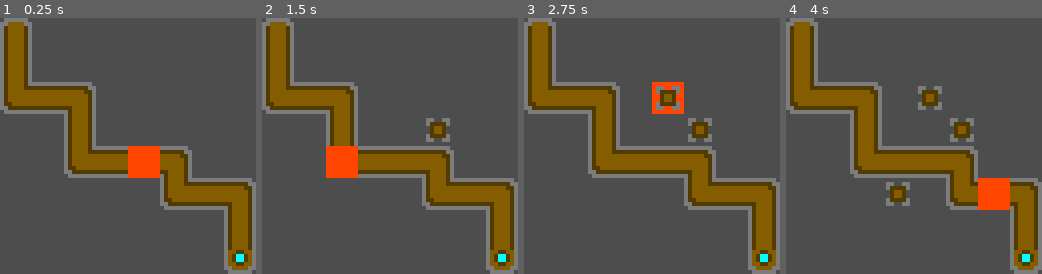
Above: before the commit, frames 1-4 (left to right).
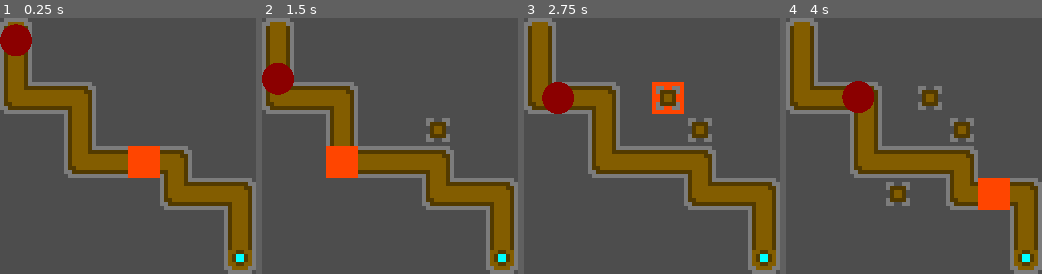
Above: after the commit, the same moments.

Repository: the-alex-g/LD53
Game: Godot game, scene res://main/main.tscn
The game is run twice, just before and just after one commit, with the same random seed, the same clock (stepped at 60 frames per second) and the same inputs.
Inputs (mouse positions are in pixels of both pictures, inside the frame that each line leads up to):
- Up to frame 1 (0.25 s): no input
- Up to frame 2 (1.5 s): move the mouse to (446, 133) at 0.52 s; click (446, 133) at 0.6 s; move the mouse to (338, 158) at 1.27 s; click (338, 158) at 1.35 s
- Up to frame 3 (2.75 s): move the mouse to (677, 89) at 2.02 s; click (677, 89) at 2.1 s
- Up to frame 4 (4 s): move the mouse to (901, 197) at 2.77 s; click (901, 197) at 2.85 s; move the mouse to (990, 184) at 3.52 s; click (990, 184) at 3.6 s

The runs differ from the first frame. In frame 1, 1.2% of the frame differs, in the area x 0-13%, y 2-15%; in frame 2, 1.2%, in the area x 0-13%, y 17-31%; in frame 3, 1.2%; in frame 4, 1.2%.

Commit message:
Make enemies die and explode

Diff:
--- a/project/enemy/enemy.gd
+++ b/project/enemy/enemy.gd
@@ -2,8 +2,11 @@
 extends StaticBody2D
 
 signal reached_end
+signal died
 
 @export var seconds_to_end := 15.0
+@export var health := 10
+@export var explosion_radius := 10.0
 
 @onready var handle : PathFollow2D = get_parent()
 
@@ -19,4 +22,23 @@
 
 
 func damage(amount:int)->void:
-	pass
+	health -= amount
+	if health <= 0:
+		_die()
+
+
+func _die()->void:
+	emit_signal("died")
+	_explode()
+	handle.queue_free()
+
+
+func _explode()->void:
+	var explosion := preload("res://enemy/enemy_explosion.tscn").instantiate()
+	explosion.global_position = global_position
+	explosion.explosion_radius = explosion_radius
+	handle.get_parent().add_child(explosion)
+
+
+func _draw()->void:
+	draw_circle(Vector2.ZERO, 4.0, Color.DARK_RED)
--- /dev/null
+++ b/project/enemy/enemy_explosion.gd
@@ -0,0 +1,17 @@
+extends Area2D
+
+var explosion_radius := 10.0
+
+@onready var _particles : CPUParticles2D = $CPUParticles2D
+
+
+func _ready()->void:
+	$CollisionShape2D.shape.radius = explosion_radius
+	_particles.emitting = true
+	$LifeTimer.start(_particles.lifetime)
+	await $LifeTimer.timeout
+	queue_free()
+
+
+func _on_area_entered(area:Area2D)->void:
+	area.damage()
--- /dev/null
+++ b/project/enemy/enemy_explosion.tscn
@@ -0,0 +1,37 @@
+[gd_scene load_steps=5 format=3 uid="uid://cfjyuy6jocmho"]
+
+[ext_resource type="Script" path="res://enemy/enemy_explosion.gd" id="1_y5bxw"]
+[ext_resource type="Texture2D" uid="uid://bfo2yuy7i1if1" path="res://enemy/explosion_particle.png" id="2_j57no"]
+
+[sub_resource type="Gradient" id="Gradient_00cot"]
+offsets = PackedFloat32Array(0, 0.0993377, 0.298013, 0.503311, 0.774834, 1)
+colors = PackedColorArray(0.900662, 0.900662, 0.900662, 1, 0.14902, 1, 0.929412, 1, 1, 0.811765, 0.0431373, 1, 1, 0.478431, 0.0431373, 1, 1, 0.0823529, 0.0431373, 1, 0, 0, 0, 1)
+
+[sub_resource type="CircleShape2D" id="CircleShape2D_gh505"]
+
+[node name="EnemyExplosion" type="Area2D"]
+collision_layer = 0
+collision_mask = 2
+script = ExtResource("1_y5bxw")
+
+[node name="CPUParticles2D" type="CPUParticles2D" parent="."]
+emitting = false
+amount = 32
+lifetime = 0.5
+one_shot = true
+explosiveness = 0.5
+randomness = 0.1
+lifetime_randomness = 0.1
+texture = ExtResource("2_j57no")
+spread = 180.0
+gravity = Vector2(0, 0)
+initial_velocity_min = 14.0
+initial_velocity_max = 16.0
+color_ramp = SubResource("Gradient_00cot")
+
+[node name="CollisionShape2D" type="CollisionShape2D" parent="."]
+shape = SubResource("CircleShape2D_gh505")
+
+[node name="LifeTimer" type="Timer" parent="."]
+
+[connection signal="area_entered" from="." to="." method="_on_area_entered"]
--- a/project/main/main.gd
+++ b/project/main/main.gd
@@ -60,6 +60,7 @@
 
 	var enemy : Enemy = preload("res://enemy/enemy.tscn").instantiate()
 	enemy.reached_end.connect(_enemy_reached_end, CONNECT_ONE_SHOT)
+	enemy.died.connect(_create_enemy, CONNECT_ONE_SHOT)
 	handle.add_child(enemy)
 
 
@@ -67,8 +68,14 @@
 	_unit_tower_positions.append(unit_position)
 	var local_position := (unit_position + Vector2.ONE / 2) * TILE_SIZE
 	var tower := preload("res://tower/tower.tscn").instantiate()
+	tower.destroyed.connect(_tower_destroyed.bind(unit_position), CONNECT_ONE_SHOT)
 	tower.position = local_position
 	add_child(tower)
+
+
+func _tower_destroyed(tower_position:Vector2)->void:
+	var tower_position_index := _unit_tower_positions.find(tower_position)
+	_unit_tower_positions.remove_at(tower_position_index)
 
 
 func _enemy_reached_end()->void:
--- a/project/tower/tower.gd
+++ b/project/tower/tower.gd
@@ -1,5 +1,7 @@
 class_name Tower
 extends Area2D
+
+signal destroyed
 
 const TILE_SIZE := 8
 
@@ -12,7 +14,7 @@
 
 @onready var _range := (range_in_tiles + 0.5) * TILE_SIZE
 @onready var _attack_timer : Timer = $AttackTimer
-@onready var _collision_shape : CollisionShape2D = $CollisionShape2D
+@onready var _collision_shape : CollisionShape2D = $AttackArea/CollisionShape2D
 
 
 func _process(_delta:float)->void:
@@ -29,14 +31,17 @@
 
 
 func _on_body_entered(body:PhysicsBody2D)->void:
-	print("entered")
 	if body is Enemy and _target == null:
 		_target = body
 		_attack_timer.start(attack_delay_time)
 
 
 func _on_body_exited(body:PhysicsBody2D)->void:
-	print("exited")
 	if body == _target:
 		_target = null
 		_attack_timer.stop()
+
+
+func damage()->void:
+	emit_signal("destroyed")
+	queue_free()
--- a/project/tower/tower.tscn
+++ b/project/tower/tower.tscn
@@ -1,25 +1,35 @@
-[gd_scene load_steps=5 format=3 uid="uid://dswv6otceoq4j"]
+[gd_scene load_steps=6 format=3 uid="uid://dswv6otceoq4j"]
 
 [ext_resource type="Script" path="res://tower/tower.gd" id="1_gdiol"]
 [ext_resource type="Texture2D" uid="uid://phkadqksb2yh" path="res://tower/tower_base.png" id="2_gng6y"]
 [ext_resource type="PackedScene" uid="uid://bafrptls33se0" path="res://projectiles/base_projectile.tscn" id="2_t88w5"]
 
 [sub_resource type="CircleShape2D" id="CircleShape2D_28s37"]
+radius = 4.0
+
+[sub_resource type="CircleShape2D" id="CircleShape2D_3bdhl"]
 
 [node name="Tower" type="Area2D"]
 collision_layer = 2
-collision_mask = 4
+collision_mask = 2
 script = ExtResource("1_gdiol")
 projectile_type = ExtResource("2_t88w5")
 
 [node name="CollisionShape2D" type="CollisionShape2D" parent="."]
 shape = SubResource("CircleShape2D_28s37")
 
+[node name="AttackArea" type="Area2D" parent="."]
+collision_layer = 0
+collision_mask = 4
+
+[node name="CollisionShape2D" type="CollisionShape2D" parent="AttackArea"]
+shape = SubResource("CircleShape2D_3bdhl")
+
 [node name="Base" type="Sprite2D" parent="."]
 texture = ExtResource("2_gng6y")
 
 [node name="AttackTimer" type="Timer" parent="."]
 
-[connection signal="body_entered" from="." to="." method="_on_body_entered"]
-[connection signal="body_exited" from="." to="." method="_on_body_exited"]
+[connection signal="body_entered" from="AttackArea" to="." method="_on_body_entered"]
+[connection signal="body_exited" from="AttackArea" to="." method="_on_body_exited"]
 [connection signal="timeout" from="AttackTimer" to="." method="_on_attack_timer_timeout"]
Binary file added: project/enemy/explosion_particle.png
Not shown, added: project/enemy/explosion_particle.png.import
Not shown, added: raw_files/explosion_particle.piskel
